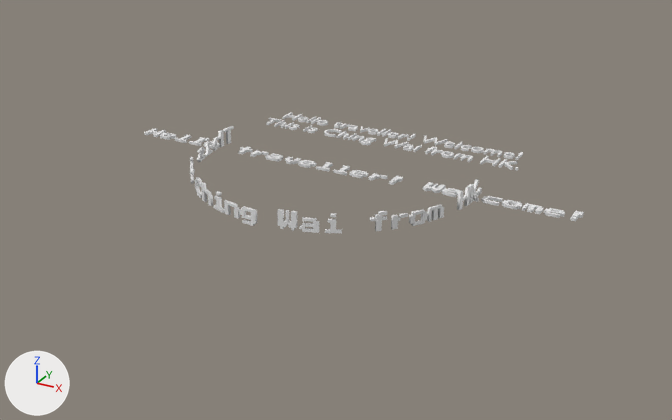
Before and after pictures for a commit that changed the Blender file src/assets/blends/text.blend.
One viewpoint serves both versions: a camera (50 mm lens) standing at (15.2, -27.9, 12.5) and looking at (0.2, -0.5, -1.2). Every picture has the same lights, and +X, +Y and +Z are marked at lower left. Text is drawn in Blender's own font.

In view in the first picture: 'Text', 'Text.001', 'Text.002', 'Text.003'.
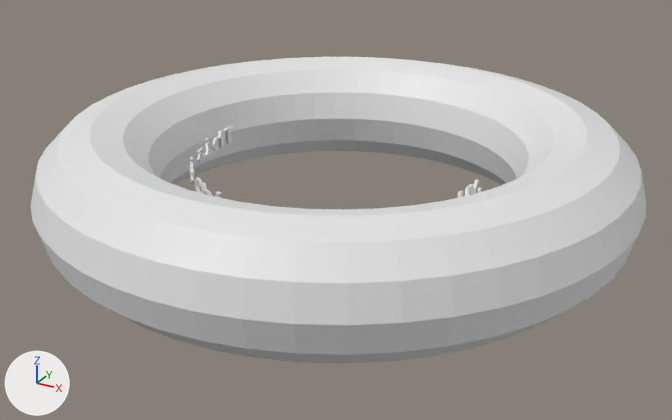
The change in detail:
Mesh me_torus is new.
It is a torus around z (ring radius 8.6, tube radius 2.2) spanning x -10.8..10.8, y -10.8..10.8, z -2.2..2.2.
Object 'Text' (ob_text) is deleted.
Object 'Text.002' (ob_text_002) is deleted.
Object 'Text.003' (ob_text_003) is deleted.
Object 'Torus' (ob_torus) is new; it shows me_torus.
Its location is (0.0, 0.0, 0.0).

Changed parts and their boxes [x1, y1, x2, y2] in the pictures (672 x 420 px):
'Torus', added: after [31, 57, 646, 363]
'Text', deleted: before [144, 128, 584, 221]
'Text.003', deleted: before [266, 118, 518, 171]
'Text.002', deleted: before [283, 112, 523, 160]
'Text.001', unchanged, covered by the edit: before [190, 126, 482, 233]; after [190, 126, 482, 198]
